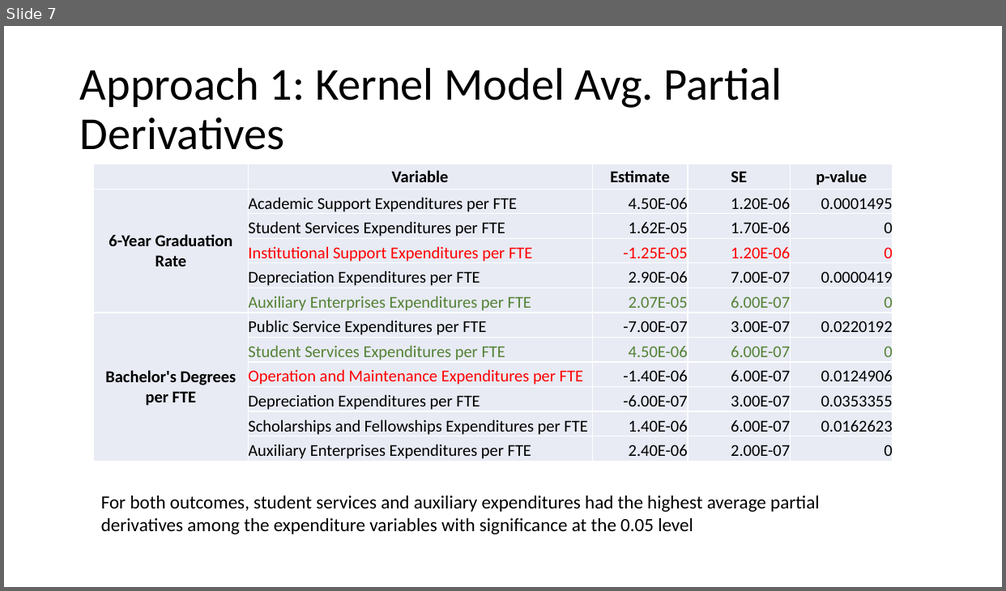
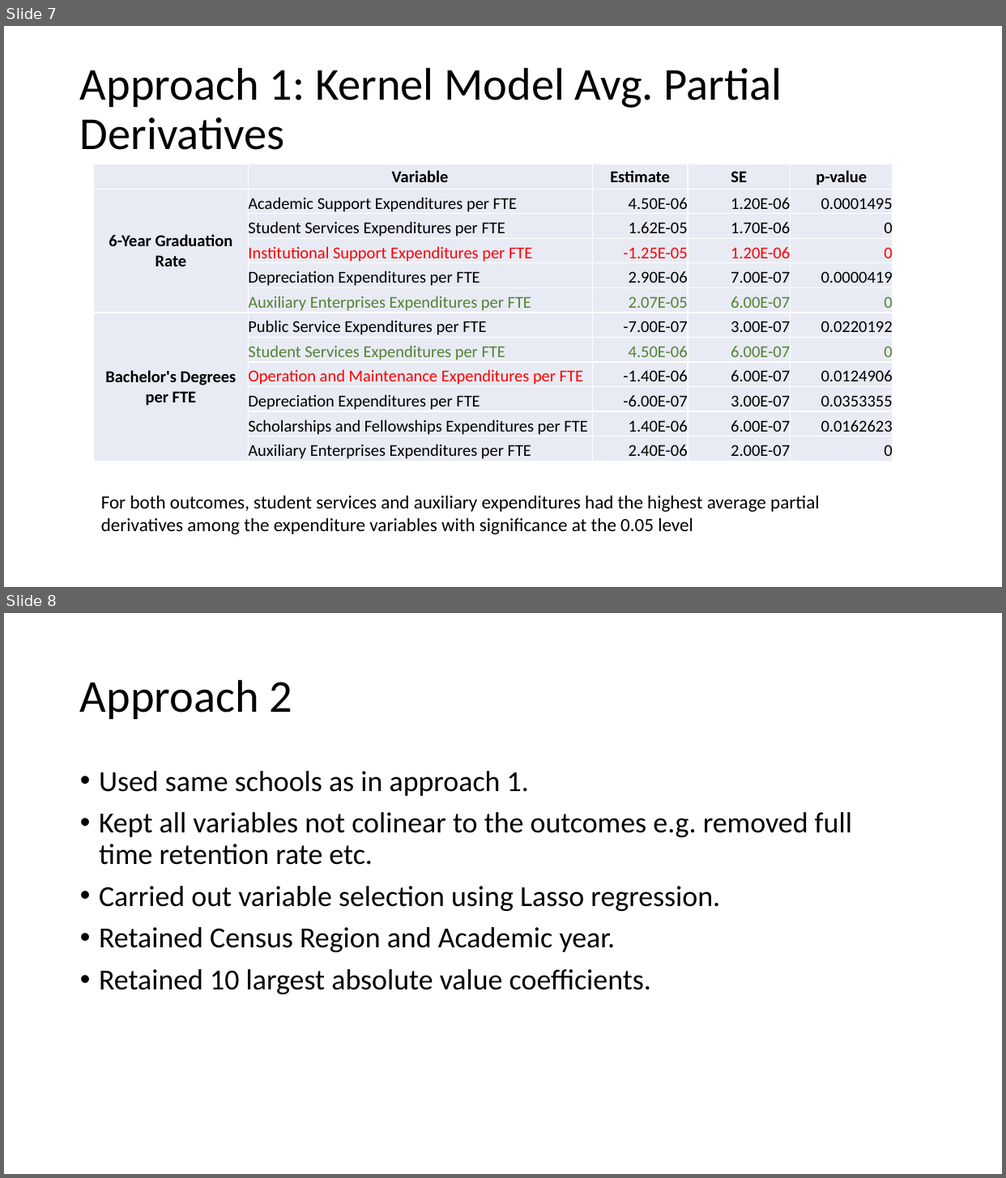
Before and after one commit to duncan-clark/DeltaCostProject_DataAnalysis, a slide deck: reports/18_03_13 Presentation.pptx. Shown one above the other, each under a label of ours: slide 7 before the commit, slides 7 and 8 after it. The pictures are 1006x591 and 1006x1178 pixels, drawn with LibreOffice and Linux fonts; fonts in the diff are those of the drawing. Boxes give left, top, right and bottom in pixels: in the first picture for what was removed or moved away, otherwise in the second. Text is boxed around its words. In the diff, an @@ line names an element or a change of style, - is before the commit and + after.

Commit message:
lasso variable selection kernel methods

```diff
--- a/reports/18_03_13 Presentation.pptx
+++ b/reports/18_03_13 Presentation.pptx
@@ slide 8 added at [4,613,1002,1174], background #FFFFFF @@
@@ title added at [80,679,293,719], 44 pt, text #000000 @@
+Approach 2
@@ text added at [99,771,852,995], 28 pt, text #000000 @@
+• Used same schools as in approach 1.
+• Kept all variables not colinear to the outcomes e.g. removed full time retention rate etc.
+• Carried out variable selection using Lasso regression.
+• Retained Census Region and Academic year.
+• Retained 10 largest absolute value coefficients.
```
Also in this commit, not shown: 2 slides changed, 6 other slides added, 3 other files.
